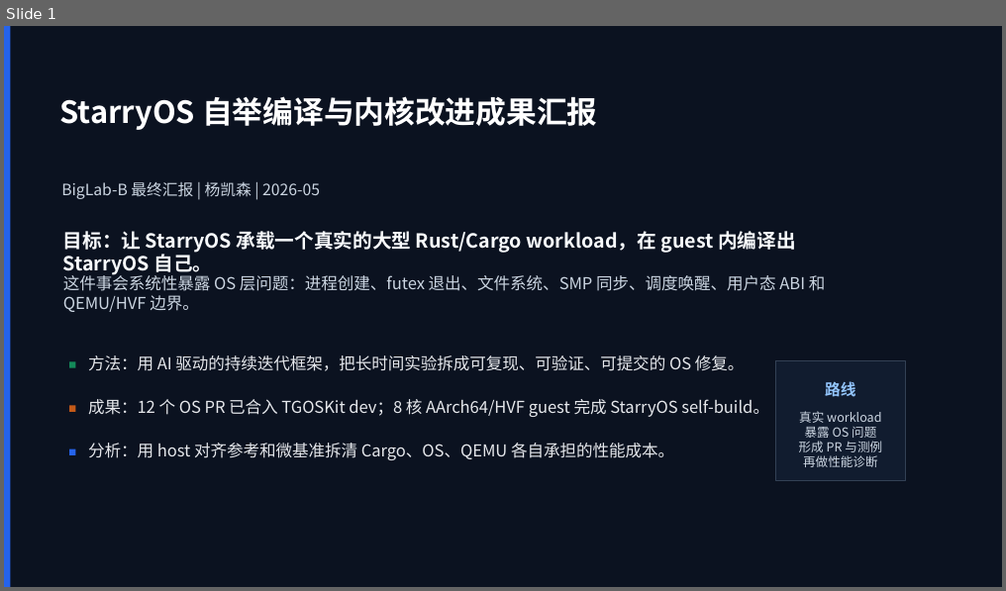
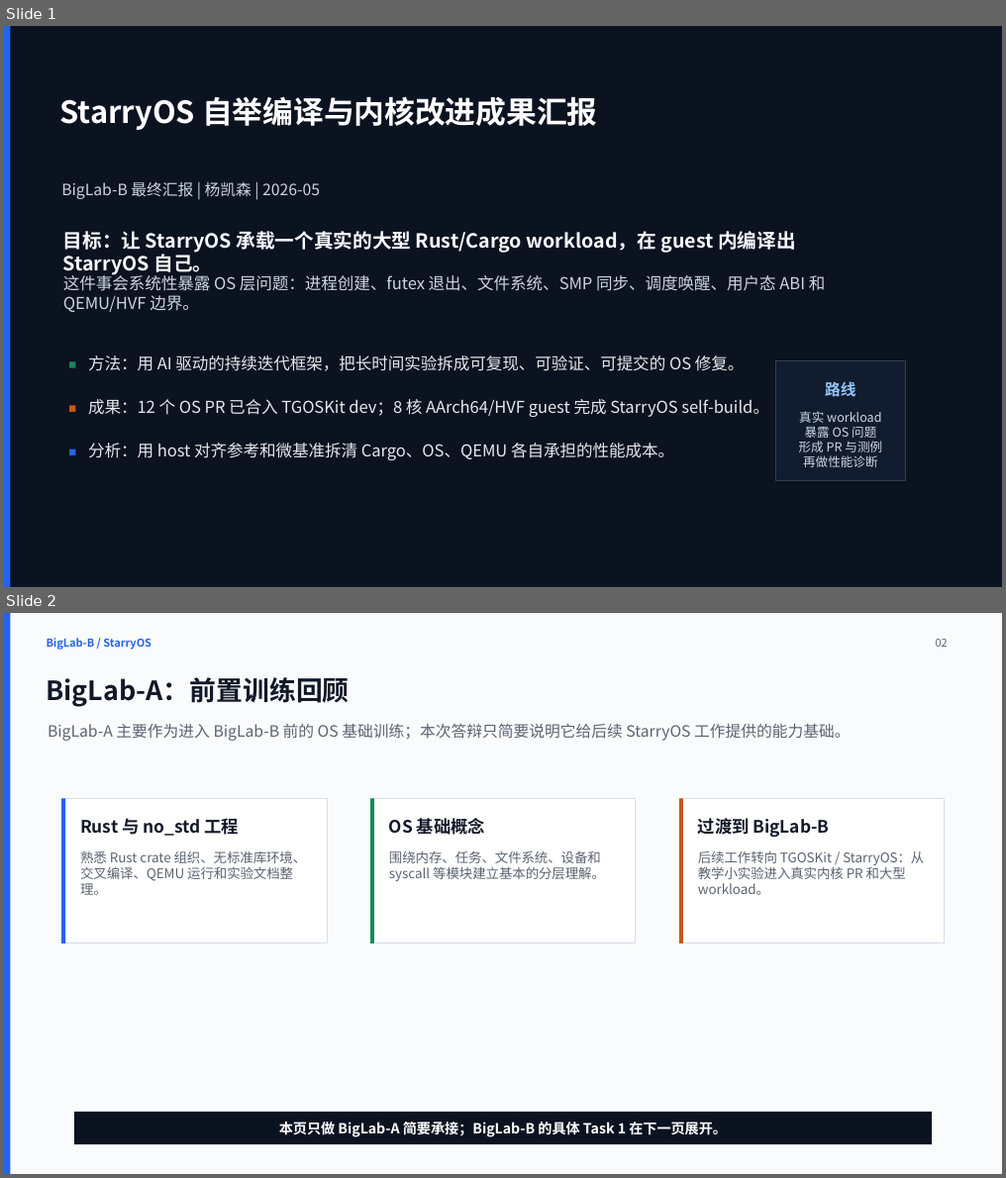
Before and after one commit to yks23/Auto-OS, a slide deck: showtime-2/final/biglab-b-final-yang-kaisen-minimal.pptx. Shown one above the other, each under a label of ours: slide 1 before the commit, slides 1 and 2 after it. The pictures are 1006x591 and 1006x1178 pixels, drawn with LibreOffice and Linux fonts; fonts in the diff are those of the drawing. Boxes give left, top, right and bottom in pixels: in the first picture for what was removed or moved away, otherwise in the second. Text is boxed around its words. In the diff, an @@ line names an element or a change of style, - is before the commit and + after.

Commit message:
docs: correct BigLab-B task classification

```diff
--- a/showtime-2/final/biglab-b-final-yang-kaisen-minimal.pptx
+++ b/showtime-2/final/biglab-b-final-yang-kaisen-minimal.pptx
@@ slide 2 added at bbox=[4, 613, 1002, 1174], background #FAFBFC @@
@@ rectangle added at bbox=[4, 613, 10, 1174], fill #2563EB @@
@@ text added at bbox=[47, 638, 152, 650], 10.5 pt, text #2563EB, bold @@
+BigLab-B / StarryOS
@@ text added at bbox=[936, 639, 947, 647], 10.5 pt, text #5B6472 @@
+02
@@ text added at bbox=[47, 677, 350, 707], 25.5 pt, text #111827, bold @@
+BigLab-A：前置训练回顾
@@ text added at bbox=[48, 724, 849, 741], 15 pt, text #5B6472 @@
+BigLab-A 主要作为进入 BigLab-B 前的 OS 基础训练；本次答辩只简要说明它给后续 StarryOS 工作提供的能力基础。
@@ rectangle added at bbox=[61, 799, 327, 944], fill #FFFFFF, outline #D8DEE8 0.75 pt @@
@@ rectangle added at bbox=[61, 799, 65, 944], fill #2563EB @@
@@ text added at bbox=[80, 818, 239, 836], 16.5 pt, text #111827, bold @@
+Rust 与 no_std 工程
@@ rectangle added at bbox=[371, 799, 636, 944], fill #FFFFFF, outline #D8DEE8 0.75 pt @@
@@ rectangle added at bbox=[371, 799, 374, 944], fill #148A5A @@
@@ text added at bbox=[389, 818, 485, 835], 16.5 pt, text #111827, bold @@
+OS 基础概念
@@ rectangle added at bbox=[679, 799, 944, 944], fill #FFFFFF, outline #D8DEE8 0.75 pt @@
@@ rectangle added at bbox=[679, 799, 683, 944], fill #C45A18 @@
@@ text added at bbox=[698, 818, 830, 838], 16.5 pt, text #111827, bold @@
+过渡到 BigLab-B
@@ text added at bbox=[80, 852, 307, 895], 12.8 pt, text #5B6472 @@
+熟悉 Rust crate 组织、无标准库环境、交叉编译、QEMU 运行和实验文档整理。
@@ text added at bbox=[389, 852, 605, 881], 12.8 pt, text #5B6472 @@
+围绕内存、任务、文件系统、设备和 syscall 等模块建立基本的分层理解。
@@ text added at bbox=[698, 852, 924, 895], 12.8 pt, text #5B6472 @@
+后续工作转向 TGOSKit / StarryOS：从教学小实验进入真实内核 PR 和大型 workload。
@@ rectangle added at bbox=[74, 1112, 933, 1146], fill #0B1220, 13.5 pt, text #FFFFFF, bold @@
+本页只做 BigLab-A 简要承接；BigLab-B 的具体 Task 1 在下一页展开。
```
Also in this commit, not shown: 3 slides changed, 1 slide removed, 10 other files.
